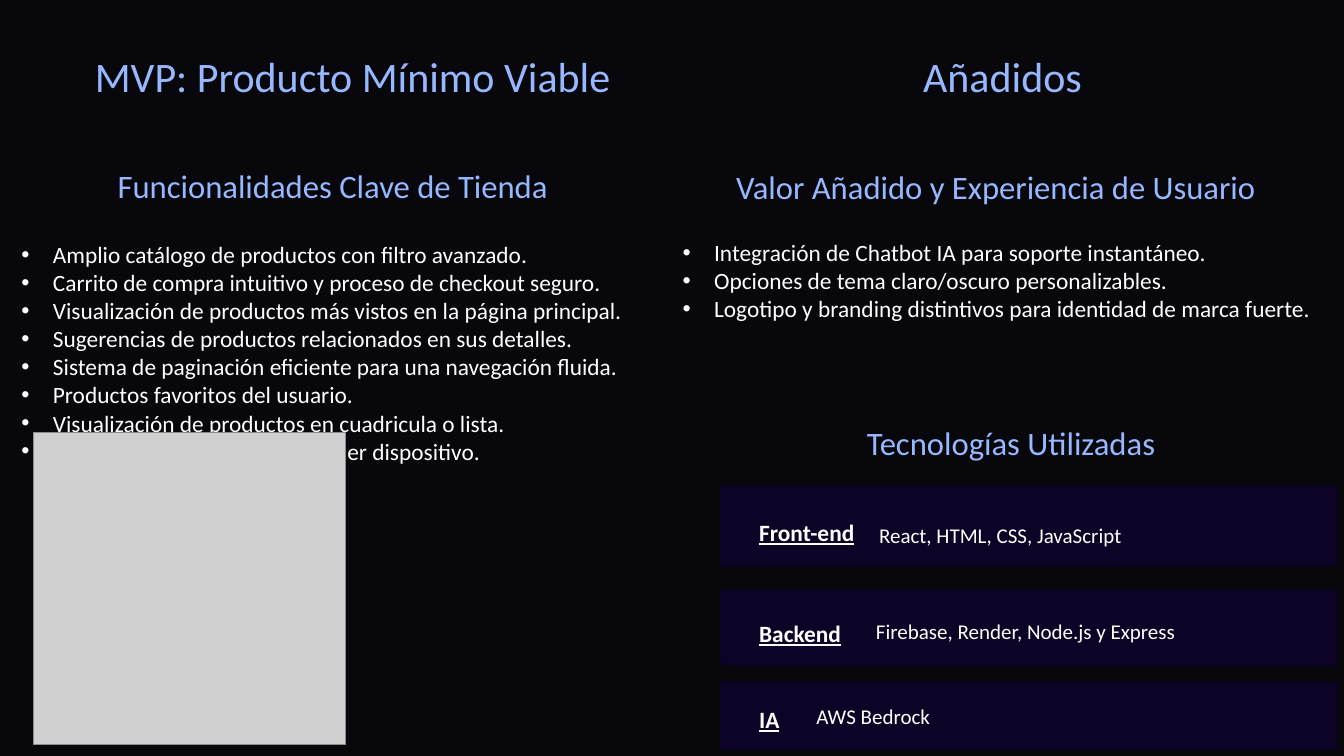
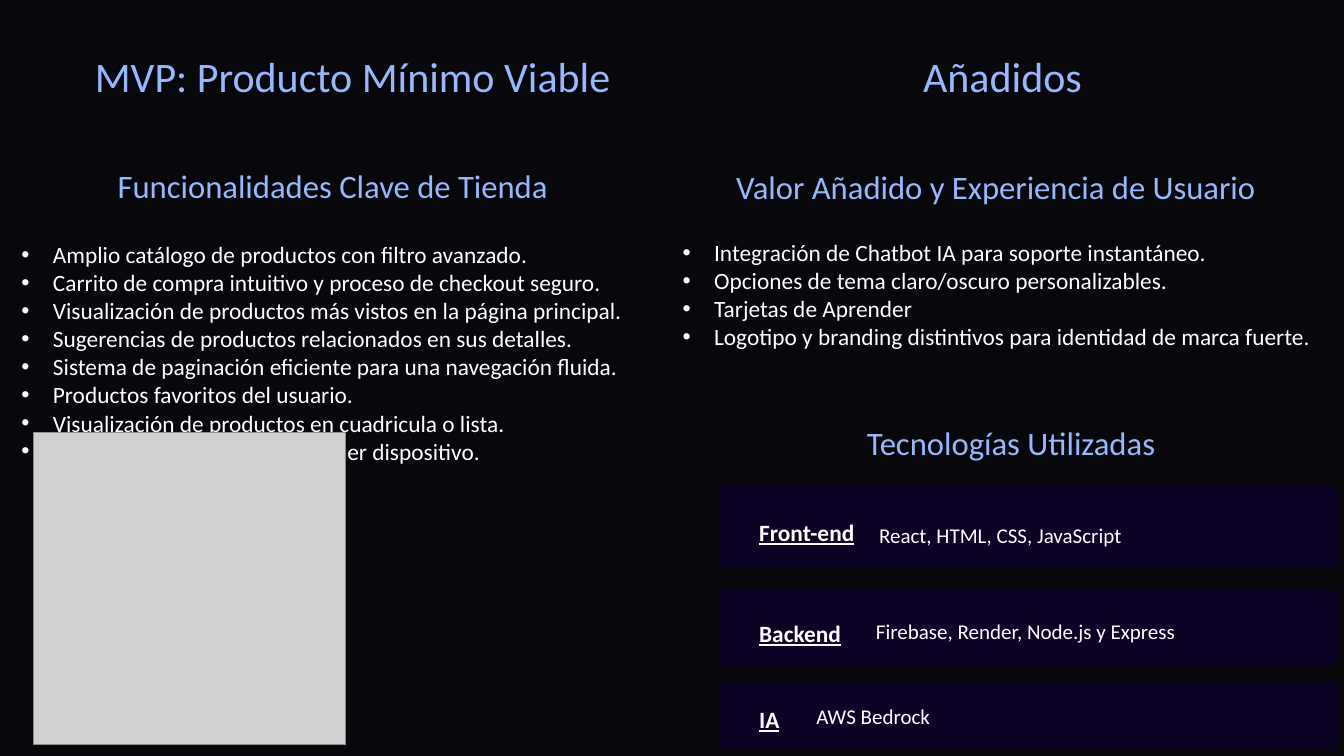
Before and after one commit to DavidCorredorMiguel/proyectogrupo2, a slide deck: slide 9 of Tech-and-Learn-Innovacion-y-Aprendizaje-en-E-commerce (1).pptx. Drawn at 1344x756 pixels with LibreOffice and Linux fonts; fonts in the diff are those of the drawing; grey boxes stand for pictures; background and template pictures are left out. Boxes give left, top, right and bottom in pixels: in the first picture for what was removed or moved away, otherwise in the second. Text is boxed around its words. In the diff, an @@ line names an element or a change of style, - is before the commit and + after.

```diff
--- a/Tech-and-Learn-Innovacion-y-Aprendizaje-en-E-commerce (1).pptx
+++ b/Tech-and-Learn-Innovacion-y-Aprendizaje-en-E-commerce (1).pptx
@@ text at (x1=714, y1=300, x2=912, y2=321): paragraph added @@
+• Tarjetas de Aprender
```
Also in this commit, not shown: 2 other slides changed.
